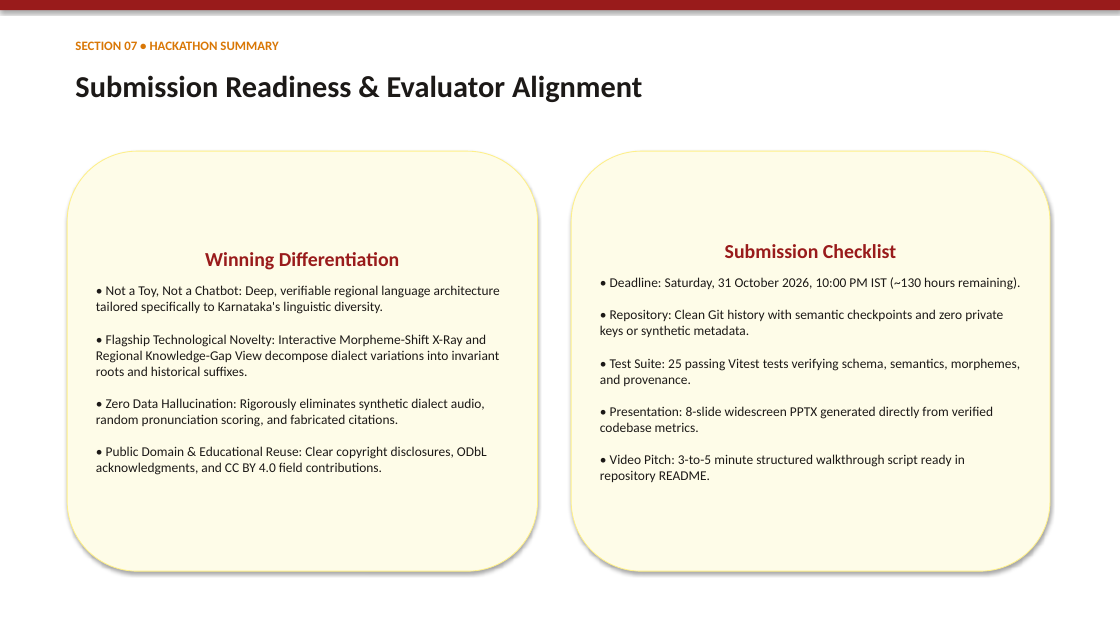
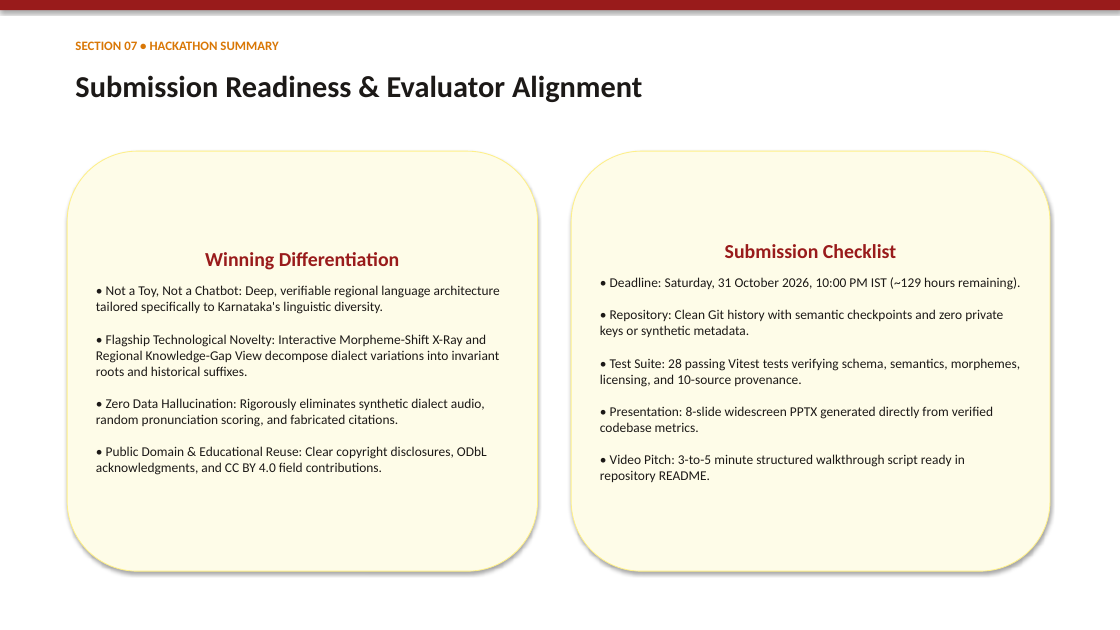
Before and after one commit to anandaram240-wq/yatrika-ai, a slide deck: slide 8 of Namma_Kannada_Regional_Explorer_Presentation.pptx. Drawn at 1120x630 pixels with LibreOffice and Linux fonts; fonts in the diff are those of the drawing. Boxes give left, top, right and bottom in pixels: in the first picture for what was removed or moved away, otherwise in the second. Text is boxed around its words. In the diff, an @@ line names an element or a change of style, - is before the commit and + after.

Commit message:
feat(phase-4): integrate Phase 4 bibliographic forensics, 10-source registry v4.0.0, rights_and_provenance, 7-state matrix, and 28 Vitest tests

```diff
--- a/Namma_Kannada_Regional_Explorer_Presentation.pptx
+++ b/Namma_Kannada_Regional_Explorer_Presentation.pptx
@@ text in rounded rectangle at (x1=600, y1=277, x2=1020, y2=482): text changed @@
-• Deadline: Saturday, 31 October 2026, 10:00 PM IST (~130 hours remaining).
-• Repository: Clean Git history with semantic checkpoints and zero private keys or synthetic metadata.
-• Test Suite: 25 passing Vitest tests verifying schema, semantics, morphemes, and provenance.
-• Presentation: 8-slide widescreen PPTX generated directly from verified codebase metrics.
-• Video Pitch: 3-to-5 minute structured walkthrough script ready in repository README.
+• Deadline: Saturday, 31 October 2026, 10:00 PM IST (~129 hours remaining).
+• Repository: Clean Git history with semantic checkpoints and zero private keys or synthetic metadata.
+• Test Suite: 28 passing Vitest tests verifying schema, semantics, morphemes, licensing, and 10-source provenance.
+• Presentation: 8-slide widescreen PPTX generated directly from verified codebase metrics.
+• Video Pitch: 3-to-5 minute structured walkthrough script ready in repository README.
```
Also in this commit, not shown: 4 other slides changed, 13 other files.
